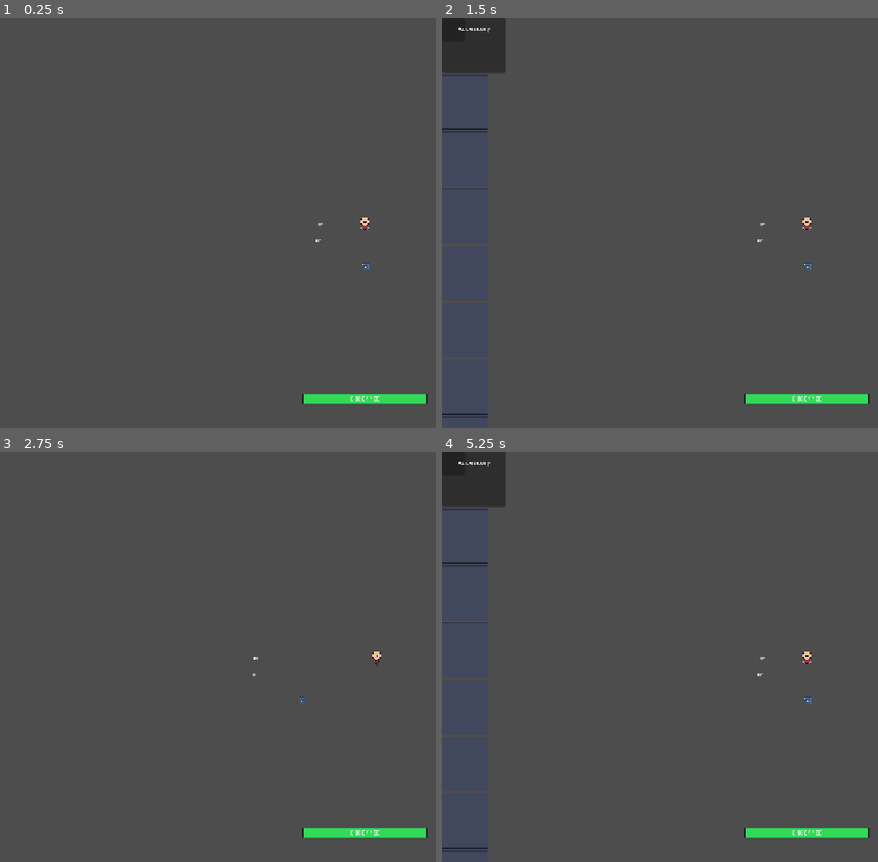
Above: before the commit, frames 1-4 (two rows, left to right).
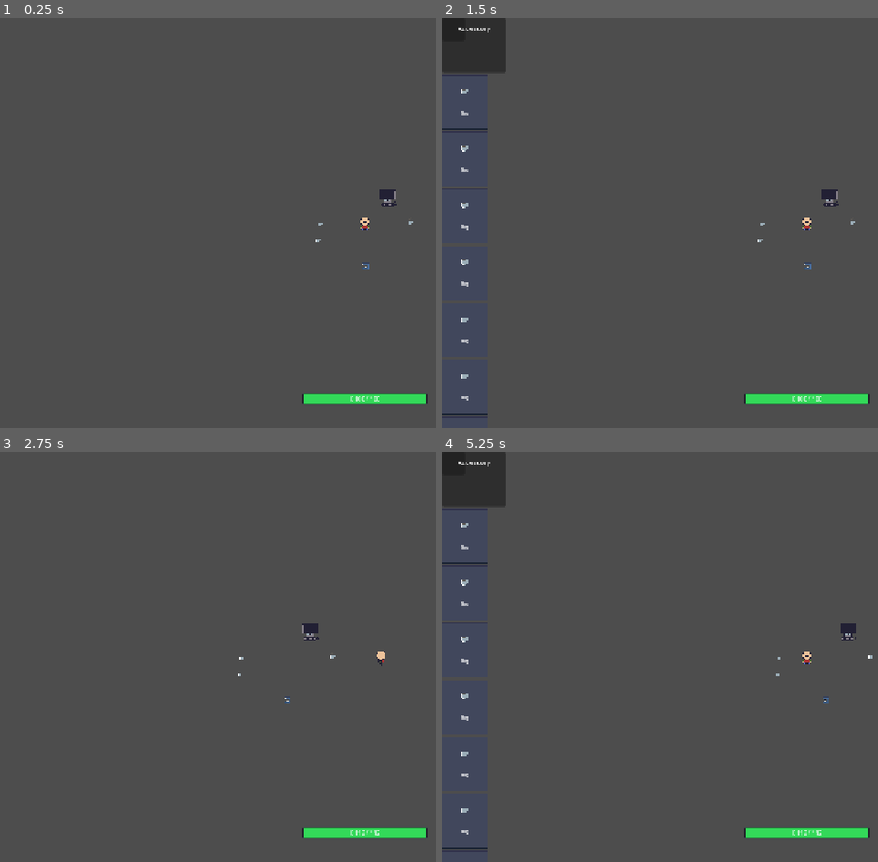
Above: after the commit, the same moments.

Repository: pvfort/astrovalley
Game: Godot game, scene res://scenes/rooms/cafe.tscn
Same seed, same stepped clock (60 frames per second), same inputs: the game is played once before the commit and once after it. This scene is started directly instead of the project's main scene.
Inputs (mouse positions are in pixels of both pictures, inside the frame that each line leads up to):
- Up to frame 1 (0.25 s): no input
- Up to frame 2 (1.5 s): tap Enter (inventory_toggle) at 0.5 s; move the mouse to (outside the picture) at 0.52 s; hold Right (ui_right) 0.53-1.25 s; tap E (interact) at 0.6 s; click (outside the picture) at 0.67 s; tap Space at 1.25 s; drag from (463, 104) to (808, 223) at 1.27 s
- Up to frame 3 (2.75 s): tap Enter (inventory_toggle) at 2 s; move the mouse to (21, 591) at 2.02 s; hold Right (ui_right) from 2.03 s (still down); tap Mouse wheel up (hotbar_previous) at 2.1 s; click (21, 591) at 2.17 s; tap E (interact) at 2.3 s
- Up to frame 4 (5.25 s): release Right (ui_right) at 2.75 s; drag from (769, 739) to (699, 657) at 2.77 s; tap Space at 3.5 s; move the mouse to (outside the picture) at 3.52 s; hold Left (ui_left) 3.53-4.25 s; tap P (pick_up) at 3.6 s; tap E (interact) at 3.8 s; drag from (585, 595) to (734, 657) at 4.27 s; tap Enter (inventory_toggle) at 5 s; move the mouse to (843, 657) at 5.02 s; hold Down (ui_down) from 5.03 s (still down); tap 1 at 5.1 s; click (843, 657) at 5.17 s

The runs differ from the first frame. In frame 1, 0.1% of the frame differs, in the area x 87-95%, y 41-51%; in frame 2, 0.3%; in frame 3, 0.3%; in frame 4, 0.4%, in the area x 4-99%, y 17-94%.
Error in both runs: Invalid access to property or key 'echo' on a base object of type 'InputEventMouseButton'. (res://scripts/player/player.gd:61)

Commit message:
fixed corrupted scenes

Diff:
--- a/saves/worlds/host_1/world.json
+++ b/saves/worlds/host_1/world.json
@@ -1,19 +1,14 @@
 {
-	"day": 1,
+	"day": 4,
 	"entities": [],
 	"machine_states": [],
 	"placed_furniture": [],
 	"room_states": [],
 	"save_version": 1,
-	"saved_at": "2026-05-18T18:36:58",
+	"saved_at": "2026-05-18T18:45:41",
 	"season": "spring",
 	"seed": 0,
 	"systems": {
-		"energy": {
-			"players": {
-
-			}
-		},
 		"inventory": {
 			"equipped": {
 				"accessory": "",
@@ -21,34 +16,43 @@
 				"head": "",
 				"tool": ""
 			},
-			"funds": 250,
+			"funds": 0,
 			"inventory": [
 				{
-
+					"count": 1,
+					"item_id": "mug"
 				},
 				{
-
+					"count": 1,
+					"item_id": "mug"
 				},
 				{
-
+					"count": 1,
+					"item_id": "mug"
 				},
 				{
-
+					"count": 1,
+					"item_id": "mug"
 				},
 				{
-
+					"count": 1,
+					"item_id": "mug"
 				},
 				{
-
+					"count": 1,
+					"item_id": "mug"
 				},
 				{
-
+					"count": 1,
+					"item_id": "mug"
 				},
 				{
-
+					"count": 1,
+					"item_id": "coffee"
 				},
 				{
-
+					"count": 1,
+					"item_id": "mug"
 				},
 				{
 
@@ -106,10 +110,6 @@
 				}
 			}
 		},
-		"weather": {
-			"season": "spring",
-			"weather": "clear"
-		},
 		"world_clock": {
 			"daily_stats": {
 				"money_earned": 0,
@@ -120,10 +120,10 @@
 
 				}
 			},
-			"day": 1,
-			"hour": 17,
-			"minute": 0,
-			"phase": "Afternoon"
+			"day": 4,
+			"hour": 8,
+			"minute": 25,
+			"phase": "Morning"
 		}
 	},
 	"weather": "clear",
--- a/scenes/main.tscn
+++ b/scenes/main.tscn
@@ -23,7 +23,7 @@
 script = ExtResource("2")
 
 [node name="SaveableComponent" type="Node" parent="." unique_id=186740572]
-script = ExtResource("12_saveable")
+script = ExtResource("13_saveable")
 unique_id = "main_world_state"
 category = "room_states"
 
--- a/scenes/resources/CoffeeEntity.tscn
+++ b/scenes/resources/CoffeeEntity.tscn
@@ -1,52 +1,49 @@
-[gd_scene format=3 uid="uid://dktm0j4vf8sq"]
+[gd_scene format=3]
 
-[ext_resource type="Script" uid="uid://bk44r4hc8rlty" path="res://scripts/items/coffee_entity.gd" id="1_7gt87"]
-[ext_resource type="Script" uid="uid://dt6icuflg7wj0" path="res://scripts/components/interactable_component.gd" id="1_yu6bq"]
-[ext_resource type="Script" uid="uid://d38j71xw76r6v" path="res://scripts/components/pickup_component.gd" id="2_8mniy"]
-[ext_resource type="Texture2D" uid="uid://d3gg7dj2ci7be" path="res://assets/entities/items/coffee.png" id="3_m0dd3"]
-[ext_resource type="Script" uid="uid://by4dp4w3i2oub" path="res://scripts/components/consumable_component.gd" id="5_7k70u"]
-[ext_resource type="Script" uid="uid://dg30w6inkjpo3" path="res://scripts/components/status_effect_component.gd" id="6_m0dd3"]
-[ext_resource type="Resource" uid="uid://qm4eayag8lrn" path="res://resources/items/coffee.tres" id="7_m0dd3"]
+[ext_resource type="Script" uid="uid://bk44r4hc8rlty" path="res://scripts/items/coffee_entity.gd" id="1_entity"]
+[ext_resource type="Script" uid="uid://dt6icuflg7wj0" path="res://scripts/components/interactable_component.gd" id="2_interactable"]
+[ext_resource type="Script" uid="uid://d38j71xw76r6v" path="res://scripts/components/pickup_component.gd" id="3_pickup"]
+[ext_resource type="Texture2D" uid="uid://d3gg7dj2ci7be" path="res://assets/entities/items/coffee.png" id="4_texture"]
+[ext_resource type="Script" uid="uid://by4dp4w3i2oub" path="res://scripts/components/consumable_component.gd" id="5_consumable"]
+[ext_resource type="Script" uid="uid://dg30w6inkjpo3" path="res://scripts/components/status_effect_component.gd" id="6_status"]
+[ext_resource type="Resource" uid="uid://qm4eayag8lrn" path="res://resources/items/coffee.tres" id="7_item"]
 [ext_resource type="Script" path="res://scripts/persistence/PersistentObject.gd" id="8_persistent"]
 [ext_resource type="Script" path="res://scripts/save/SaveableComponent.gd" id="9_saveable"]
 
-[sub_resource type="RectangleShape2D" id="RectangleShape2D_7gt87"]
+[sub_resource type="RectangleShape2D" id="1_shape"]
 size = Vector2(8, 6)
 
-[node name="CoffeeEntity" type="Area2D" unique_id=656288315]
+[node name="CoffeeEntity" type="Area2D"]
 collision_layer = 4
 collision_mask = 2
 monitoring = false
-script = ExtResource("1_7gt87")
-item_data = ExtResource("7_m0dd3")
+script = ExtResource("1_entity")
+item_data = ExtResource("7_item")
 
-[node name="Sprite2D" type="Sprite2D" parent="." unique_id=272223599]
-texture = ExtResource("3_m0dd3")
+[node name="Sprite2D" type="Sprite2D" parent="."]
+texture = ExtResource("4_texture")
 
-[node name="InteractableComponent" type="Node" parent="." unique_id=577099226]
-script = ExtResource("1_yu6bq")
-metadata/_custom_type_script = "uid://dt6icuflg7wj0"
+[node name="InteractableComponent" type="Node" parent="."]
+script = ExtResource("2_interactable")
 
-[node name="CollisionShape2D" type="CollisionShape2D" parent="." unique_id=38637396]
+[node name="CollisionShape2D" type="CollisionShape2D" parent="."]
 position = Vector2(0, -3)
-shape = SubResource("RectangleShape2D_7gt87")
+shape = SubResource("1_shape")
 one_way_collision = true
 
-[node name="ConsumableComponent" type="Node" parent="." unique_id=1746605630]
-script = ExtResource("5_7k70u")
-metadata/_custom_type_script = "uid://by4dp4w3i2oub"
+[node name="ConsumableComponent" type="Node" parent="."]
+script = ExtResource("5_consumable")
 
-[node name="StatusEffectComponent" type="Node" parent="." unique_id=1972749196]
-script = ExtResource("6_m0dd3")
-metadata/_custom_type_script = "uid://dg30w6inkjpo3"
+[node name="StatusEffectComponent" type="Node" parent="."]
+script = ExtResource("6_status")
 
-[node name="PickupComponent" type="Node" parent="." unique_id=541824879]
-script = ExtResource("2_8mniy")
-item = ExtResource("7_m0dd3")
-metadata/_custom_type_script = "uid://d38j71xw76r6v"
+[node name="PickupComponent" type="Node" parent="."]
+script = ExtResource("3_pickup")
+item = ExtResource("7_item")
 
 [node name="PersistentObject" type="Node" parent="."]
 script = ExtResource("8_persistent")
-[node name="SaveableComponent" type="Node" parent="." unique_id=205691833]
-script = ExtResource("8_saveable")
+
+[node name="SaveableComponent" type="Node" parent="."]
+script = ExtResource("9_saveable")
 category = "dropped_items"
--- a/scenes/resources/ComputerEntity.tscn
+++ b/scenes/resources/ComputerEntity.tscn
@@ -24,12 +24,10 @@
 shape = SubResource("1_shape")
 one_way_collision = true
 
-[node name="ProgrammingComponent" type="Node" parent="." unique_id=696018731]
-script = ExtResource("3_programming")
-
 [node name="PersistentObject" type="Node" parent="."]
 script = ExtResource("4_persistent")
+
 [node name="SaveableComponent" type="Node" parent="." unique_id=709420221]
-script = ExtResource("4_saveable")
+script = ExtResource("5_saveable")
 unique_id = "computer_entity_main"
 category = "machine_states"
--- a/scenes/rooms/cafe.tscn
+++ b/scenes/rooms/cafe.tscn
@@ -1,27 +1,27 @@
-[gd_scene format=3 uid="uid://cafe"]
+[gd_scene format=3]
 
-[ext_resource type="PackedScene" uid="uid://dktm0j4vf8sq" path="res://scenes/resources/CoffeeEntity.tscn" id="1_rcovt"]
-[ext_resource type="PackedScene" uid="uid://brs6wu0yexn1k" path="res://scenes/player/Player.tscn" id="2_7v3cm"]
-[ext_resource type="PackedScene" uid="uid://b21y80aekuplp" path="res://scenes/resources/CoffeeMachine.tscn" id="3_7v3cm"]
-[ext_resource type="PackedScene" uid="uid://dkwttj2gmt7t2" path="res://scenes/resources/MugEntity.tscn" id="4_ru2hl"]
-[ext_resource type="PackedScene" uid="uid://clgl8qe4cxqq7" path="res://scenes/resources/ComputerEntity.tscn" id="5_4yfie"]
+[ext_resource type="PackedScene" uid="uid://dktm0j4vf8sq" path="res://scenes/resources/CoffeeEntity.tscn" id="1_coffee"]
+[ext_resource type="PackedScene" uid="uid://brs6wu0yexn1k" path="res://scenes/player/Player.tscn" id="2_player"]
+[ext_resource type="PackedScene" uid="uid://b21y80aekuplp" path="res://scenes/resources/CoffeeMachine.tscn" id="3_machine"]
+[ext_resource type="PackedScene" uid="uid://dkwttj2gmt7t2" path="res://scenes/resources/MugEntity.tscn" id="4_mug"]
+[ext_resource type="PackedScene" uid="uid://clgl8qe4cxqq7" path="res://scenes/resources/ComputerEntity.tscn" id="5_computer"]
 
-[node name="Cafe" type="Node2D" unique_id=401336490]
+[node name="Cafe" type="Node2D"]
 
-[node name="Player" parent="." unique_id=559979378 instance=ExtResource("2_7v3cm")]
+[node name="Player" parent="." instance=ExtResource("2_player")]
 position = Vector2(383, 192)
 
-[node name="CoffeeEntity" parent="." unique_id=656288315 instance=ExtResource("1_rcovt")]
+[node name="CoffeeEntity" parent="." instance=ExtResource("1_coffee")]
 position = Vector2(463, 195)
 
-[node name="CoffeeMachineEntity" parent="." unique_id=882335650 instance=ExtResource("3_7v3cm")]
+[node name="CoffeeMachineEntity" parent="." instance=ExtResource("3_machine")]
 position = Vector2(384, 267)
 
-[node name="MugEntity" parent="." unique_id=789740193 instance=ExtResource("4_ru2hl")]
+[node name="MugEntity" parent="." instance=ExtResource("4_mug")]
 position = Vector2(304, 197)
 
-[node name="MugEntity2" parent="." unique_id=1989401914 instance=ExtResource("4_ru2hl")]
+[node name="MugEntity2" parent="." instance=ExtResource("4_mug")]
 position = Vector2(301, 225)
 
-[node name="ComputerEntity" parent="." unique_id=563175335 instance=ExtResource("5_4yfie")]
+[node name="ComputerEntity" parent="." instance=ExtResource("5_computer")]
 position = Vector2(423, 148)
Not shown, changed: .DS_Store
Not shown, changed: scenes/.DS_Store
